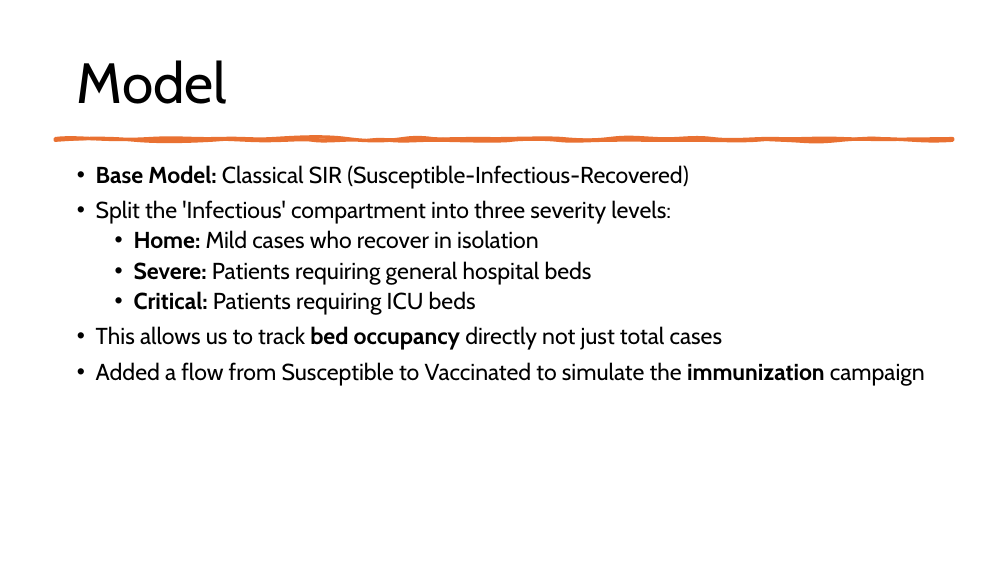
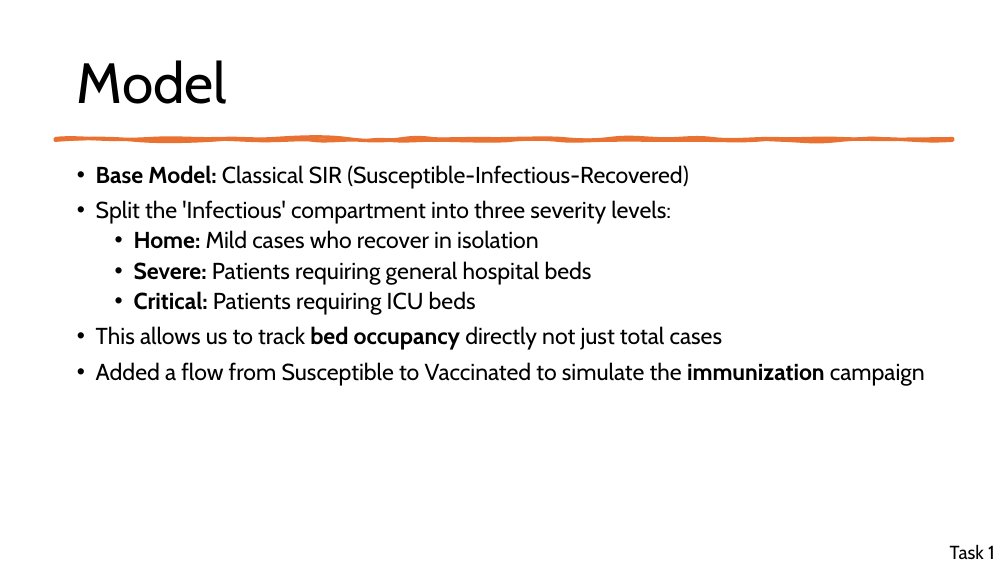
Before and after one commit to millas1/modsim, a slide deck: slide 2 of modsimpresentation.pptx. Drawn at 1008x567 pixels with LibreOffice and Linux fonts; fonts in the diff are those of the drawing. Boxes give left, top, right and bottom in pixels: in the first picture for what was removed or moved away, otherwise in the second. Text is boxed around its words. In the diff, an @@ line names an element or a change of style, - is before the commit and + after.

```diff
--- a/modsimpresentation.pptx
+++ b/modsimpresentation.pptx
@@ text added at box(950, 544, 995, 559), 18 pt, text #000000 @@
+Task 1
```
Also in this commit, not shown: 8 other slides changed, 8 slides added, 3 slides removed.
